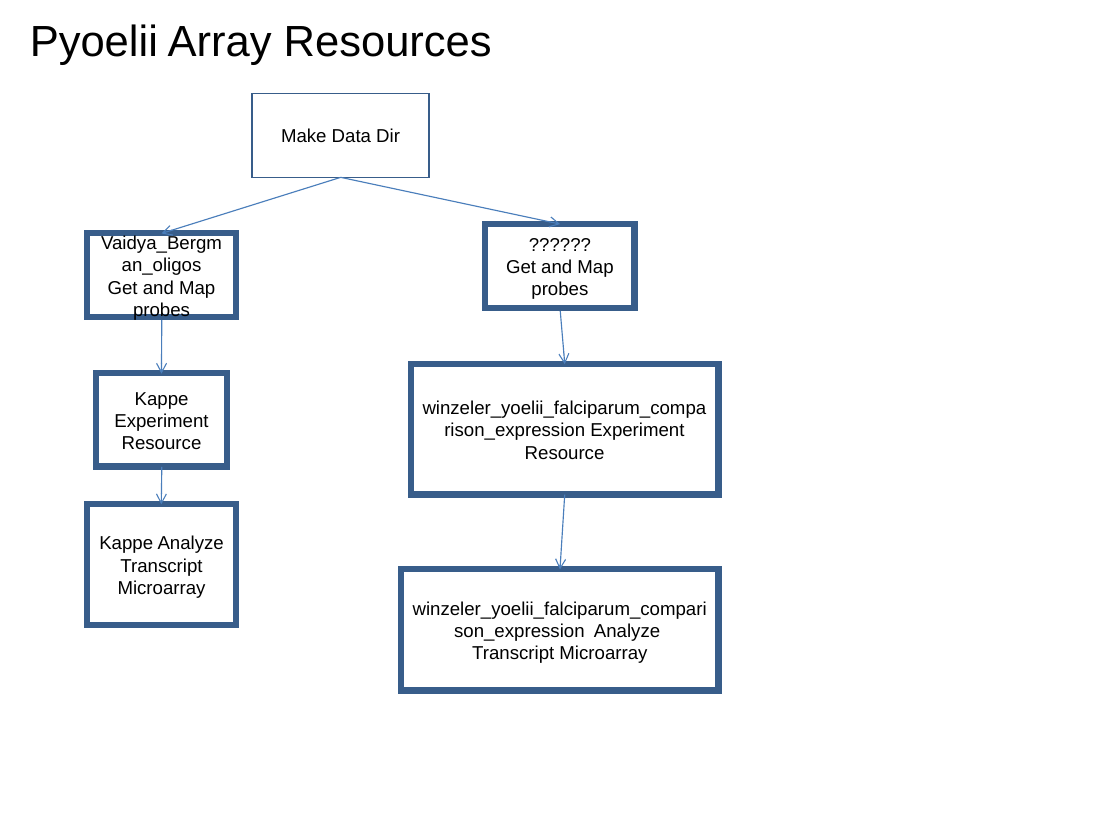
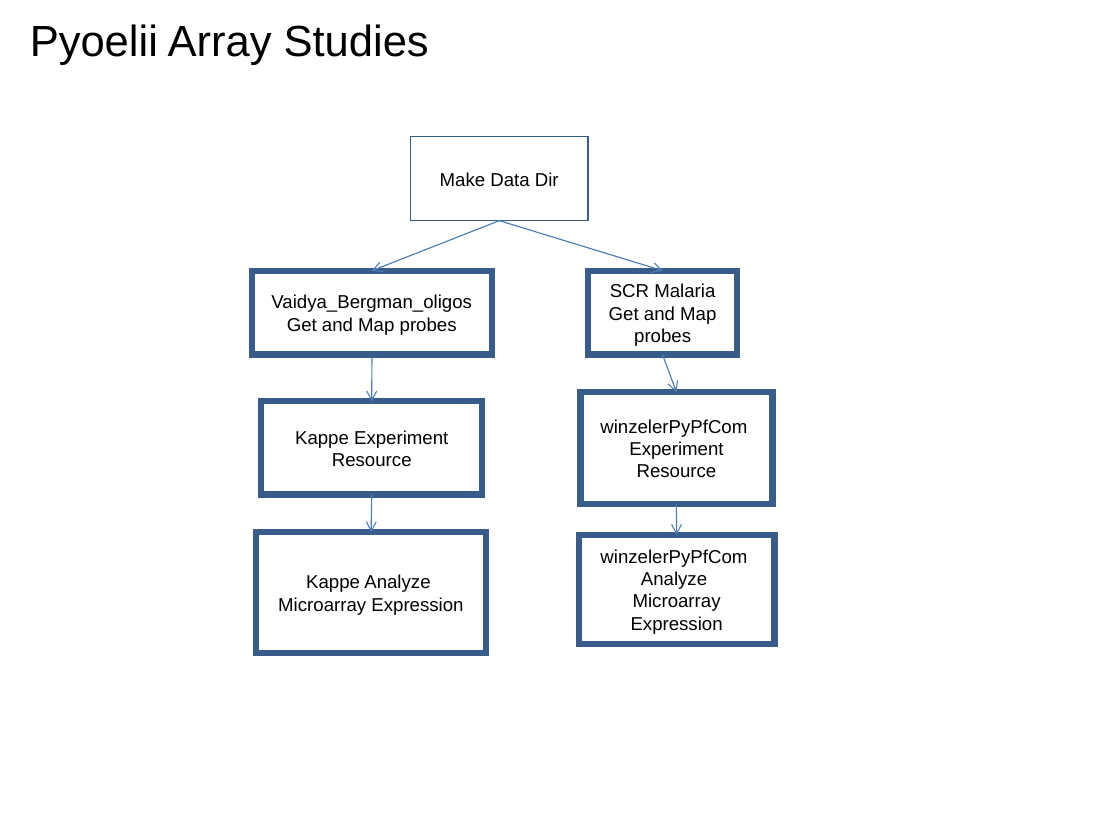
Before and after one commit to VEuPathDB/ApiCommonWorkflow, a slide deck: slide 43 of Main/doc/IntegratedWorkflow.ppt. Drawn at 1120x840 pixels with LibreOffice and Linux fonts; fonts in the diff are those of the drawing. Boxes give left, top, right and bottom in pixels: in the first picture for what was removed or moved away, otherwise in the second. Text is boxed around its words. In the diff, an @@ line names an element or a change of style, - is before the commit and + after.

Commit message:
update pb, pv, py array studies

```diff
--- a/Main/doc/IntegratedWorkflow.ppt
+++ b/Main/doc/IntegratedWorkflow.ppt
@@ title at [30, 24, 429, 65]: text changed @@
-Pyoelii Array Resources
+Pyoelii Array Studies
@@ rectangle "Make Data Dir": place and size @@
-rectangle "Make Data Dir" at [252, 93, 429, 177]
+rectangle "Make Data Dir" at [411, 137, 588, 221]
@@ arrow moved from (340, 177) - (560, 224) to (500, 221) - (372, 271) @@
@@ arrow moved from (340, 177) - (161, 233) to (500, 221) - (663, 271) @@
@@ rectangle "Vaidya_Bergman_oligos": place and size @@
-rectangle "Vaidya_Bergman_oligos" at [87, 233, 236, 317]
+rectangle "Vaidya_Bergman_oligos" at [252, 271, 492, 355]
@@ rectangle "SCR Malaria": place and size @@
-rectangle "SCR Malaria" at [485, 224, 634, 308]
+rectangle "SCR Malaria" at [588, 271, 737, 355]
@@ text in rectangle at [610, 283, 715, 298]: text changed @@
-??????
+SCR Malaria
@@ arrow moved from (161, 318) - (161, 374) to (372, 355) - (372, 401) @@
@@ arrow moved from (560, 308) - (564, 364) to (663, 355) - (676, 392) @@
@@ rectangle removed at [411, 364, 719, 495] @@
-winzeler_yoelii_falciparum_comparison_expression Experiment
-Resource
@@ rectangle "Kappe Experiment": place and size @@
-rectangle "Kappe Experiment" at [96, 373, 227, 466]
+rectangle "Kappe Experiment" at [261, 401, 482, 494]
@@ rectangle added at [580, 392, 772, 504], outline #385D8A 4 pt, 12 pt, text #000000 @@
+winzelerPyPfCom
+Experiment Resource
@@ arrow moved from (161, 467) - (161, 504) to (372, 495) - (371, 532) @@
@@ arrow moved from (564, 495) - (560, 569) to (676, 504) - (676, 534) @@
@@ rectangle "Kappe Analyze": place and size @@
-rectangle "Kappe Analyze" at [87, 504, 236, 625]
+rectangle "Kappe Analyze" at [255, 532, 486, 653]
@@ rectangle added at [579, 534, 775, 644], outline #385D8A 4 pt, 12 pt, text #000000 @@
+winzelerPyPfCom
+Analyze
+Microarray Expression
@@ rectangle removed at [401, 569, 718, 690] @@
-winzeler_yoelii_falciparum_comparison_expression Analyze
-Transcript Microarray
@@ text in rectangle at [278, 597, 463, 615]: text changed @@
-Transcript Microarray
+Microarray Expression
```
Also in this commit, not shown: 8 other slides changed.
